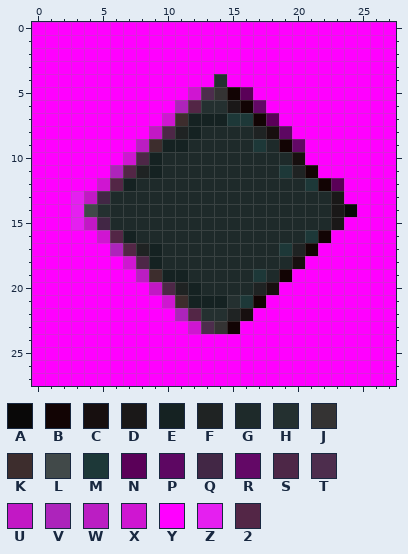
Two states of a pixel-art sprite, YelloKiller/YelloKiller/Content/Menu Editeur de Maps/interrupteurPasTouche.png. Above, as it was before the edit.
The file is 28x28 pixels. Colours within 5 levels of each other are drawn and written as one.
Palette (. is transparent): A #090808  B #120404  C #170f0f  D #1a1818  E #152222  F #1f2323  G #1e2a2a  H #243030  J #343333  K #3d2d2d  L #414949  M #1d3838  N #5a0058  P #5d0762  Q #422745  R #630866  S #4d2747  T #4d2d4d  U #c218c5  V #ad24bb  W #bb1ec3  X #cf16d1  Y #ff00ff  Z #e51ff0  2 #532646
Pixels before, first column x 0:
 0 YYYYYYYYYYYYYYYYYYYYYYYYYYYY
 1 YYYYYYYYYYYYYYYYYYYYYYYYYYYY
 2 YYYYYYYYYYYYYYYYYYYYYYYYYYYY
 3 YYYYYYYYYYYYYYYYYYYYYYYYYYYY
 4 YYYYYYYYYYYYYYHYYYYYYYYYYYYY
 5 YYYYYYYYYYYYXTJBNYYYYYYYYYYY
 6 YYYYYYYYYYYV2HHDBRYYYYYYYYYY
 7 YYYYYYYYYYXKEEEMMBNYYYYYYYYY
 8 YYYYYYYYYUSFEGGGGFCPYYYYYYYY
 9 YYYYYYYYWKEEGGGGGMGBRYYYYYYY
10 YYYYYYYXSEGGGGGGGGGGCYYYYYYY
11 YYYYYYV2FEGGGGGGGGGMFBYYYYYY
12 YYYYYX2EGGGGGGGGGGGGGMBNYYYY
13 YYYZUQGGGGGGGGGGGGGGGGGDYYYY
14 YYYZLHGGGGGGGGGGGGGGGGGDAYYY
15 YYYZUQGGGGGGGGGGGGGGGGGDYYYY
16 YYYYYX2EGGGGGGGGGGGGGMBYYYYY
17 YYYYYYV2FEGGGGGGGGGMFBYYYYYY
18 YYYYYYYXSEGGGGGGGGGGCYYYYYYY
19 YYYYYYYYWKEEGGGGGMGBYYYYYYYY
20 YYYYYYYYYUSFEGGGGFCYYYYYYYYY
21 YYYYYYYYYYXKEEEHMBYYYYYYYYYY
22 YYYYYYYYYYYV2HHFCYYYYYYYYYYY
23 YYYYYYYYYYYYXTJBYYYYYYYYYYYY
24 YYYYYYYYYYYYYYYYYYYYYYYYYYYY
25 YYYYYYYYYYYYYYYYYYYYYYYYYYYY
26 YYYYYYYYYYYYYYYYYYYYYYYYYYYY
27 YYYYYYYYYYYYYYYYYYYYYYYYYYYY
After the commit:
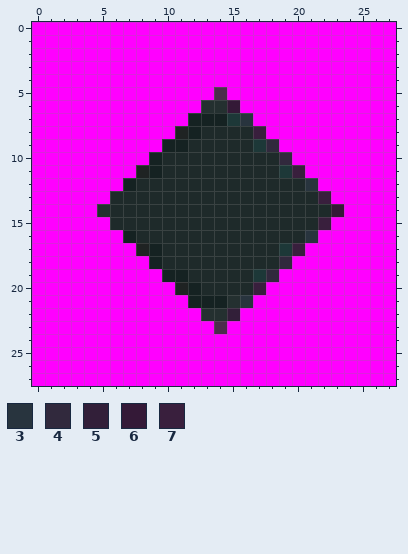
Colours new in this view: 3 #28343e  4 #31293d  5 #321f39  6 #341937  7 #391f3d
From old to new:
Changed rows in their new state; - is an unchanged pixel.
first column x 3:
 4 -----------Y----------
 5 ---------YYTYY--------
 6 --------YY--6YY-------
 7 -------YY----3YY------
 8 ------YY------7YY-----
 9 -----YY--------4YY----
10 ----YY----------4Y----
11 ---YY------------7Y---
12 --YY--------------3YY-
13 YYY----------------7Y-
14 YY------------------6Y
15 YYY----------------7Y-
16 --YY--------------3Y--
17 ---YY------------7Y---
18 ----YY----------4Y----
19 -----YY--------4Y-----
20 ------YY------7Y------
21 -------YY----3Y-------
22 --------YY--5Y--------
23 ---------YYTY---------
Boxes around the changes in both pictures, in picture pixels (x1, y1, x2, y2):
changed: (71, 74, 357, 334)
